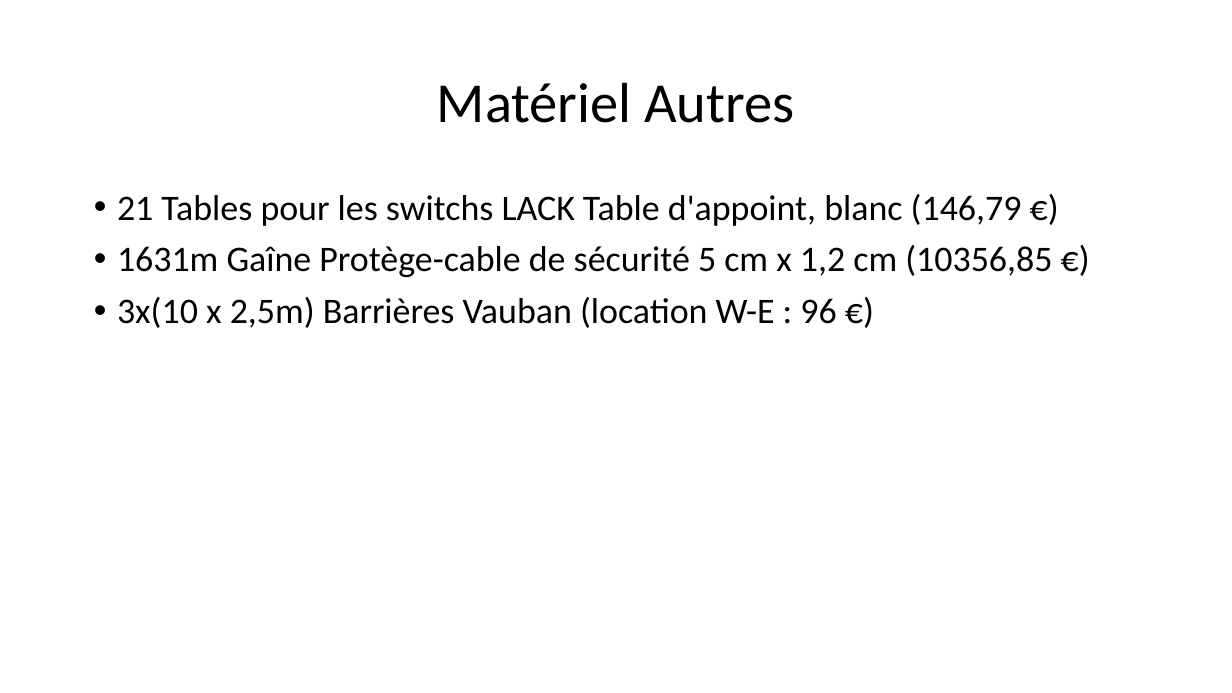
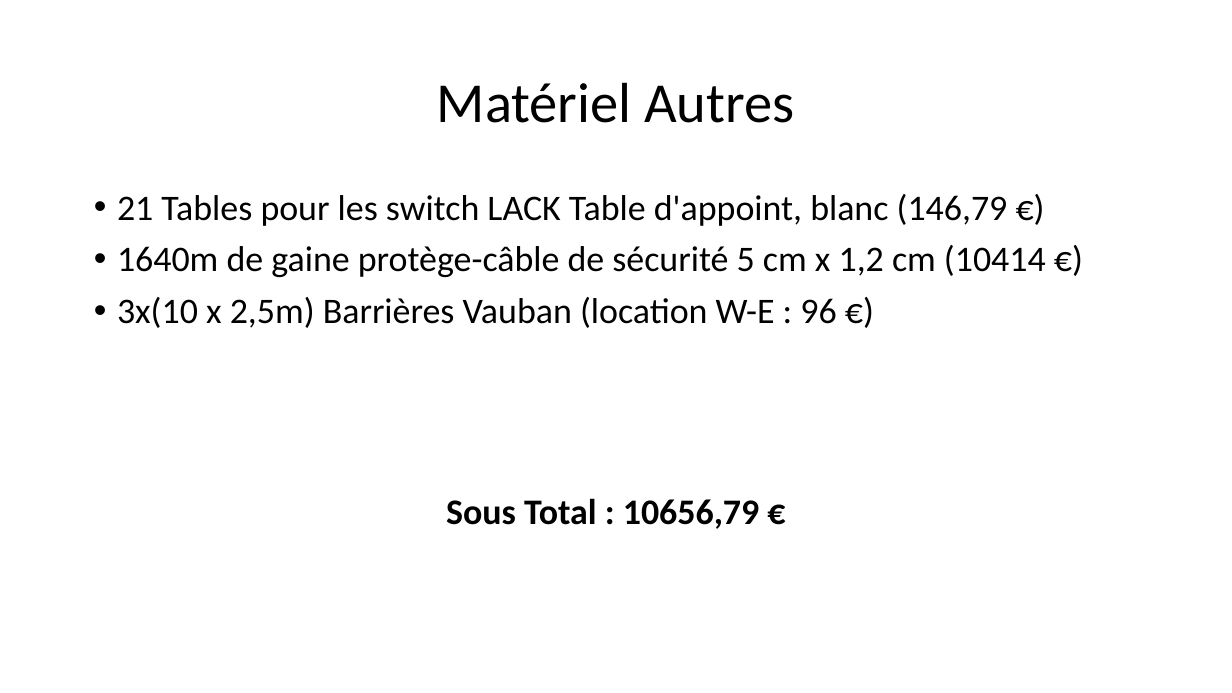
Before and after one commit to Exia-Jellyfish/UE-2-Ces-Esport-GRP1, a slide deck: slide 5 of Projet_Réseau/Projet 2.pptx. Drawn at 1232x693 pixels with LibreOffice and Linux fonts; fonts in the diff are those of the drawing. Boxes give left, top, right and bottom in pixels: in the first picture for what was removed or moved away, otherwise in the second. Text is boxed around its words. In the diff, an @@ line names an element or a change of style, - is before the commit and + after.

```diff
--- a/Projet_Réseau/Projet 2.pptx
+++ b/Projet_Réseau/Projet 2.pptx
@@ text at [117, 194, 1046, 277]: text changed @@
-• 21 Tables pour les switchs LACK Table d'appoint, blanc (146,79 €)
-• 1631m Gaîne Protège-cable de sécurité 5 cm x 1,2 cm (10356,85 €)
+• 21 Tables pour les switch LACK Table d'appoint, blanc (146,79 €)
+• 1640m de gaine protège-câble de sécurité 5 cm x 1,2 cm (10414 €)
@@ text added at [446, 498, 760, 529], 28 pt, text #000000, bold @@
+Sous Total : 10656,79 €
```
Also in this commit, not shown: 2 other slides changed.
